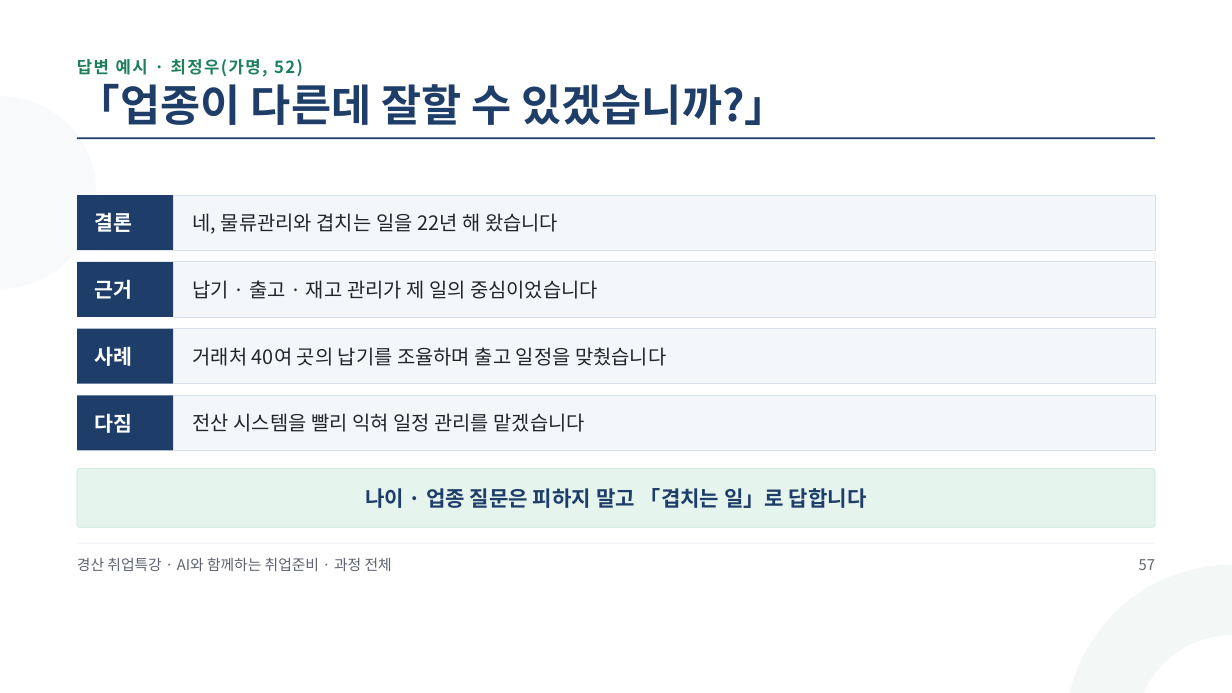
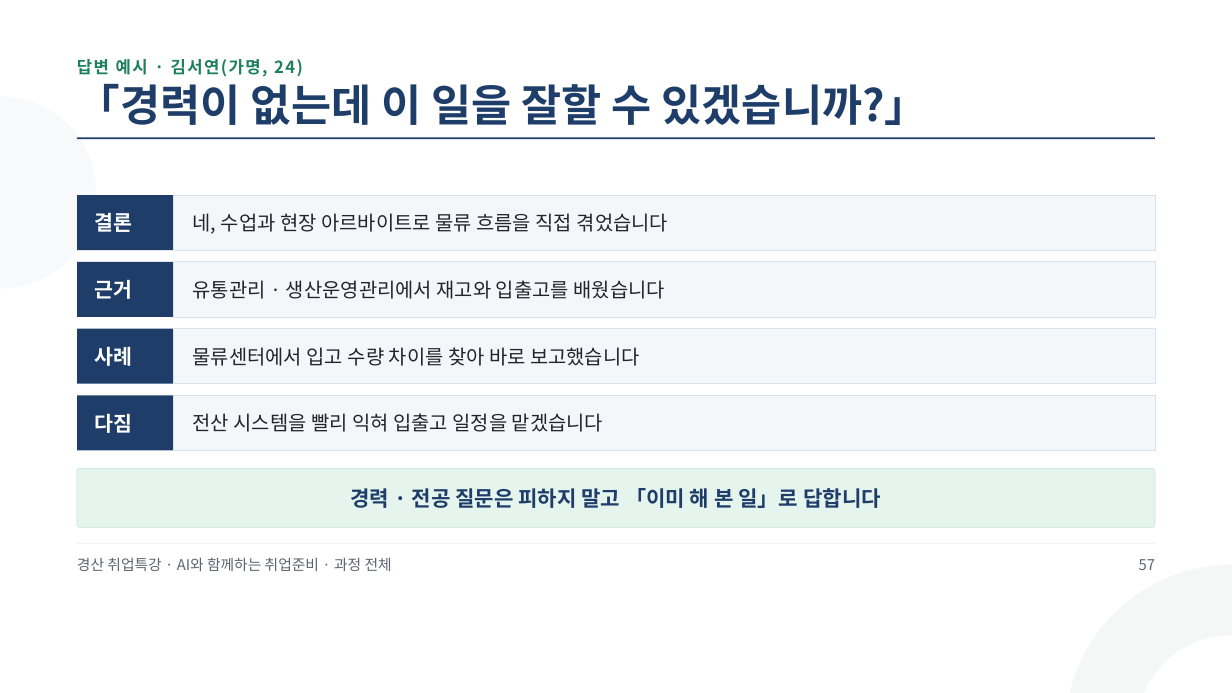
Before and after one commit to aebonlee/materials, a slide deck: slide 60 of gyeongsan/GSJOB2_경산취업특강_과정전체.pptx. Drawn at 1232x693 pixels with LibreOffice and Linux fonts; fonts in the diff are those of the drawing. Boxes give left, top, right and bottom in pixels: in the first picture for what was removed or moved away, otherwise in the second. Text is boxed around its words. In the diff, an @@ line names an element or a change of style, - is before the commit and + after.

```diff
--- a/gyeongsan/GSJOB2_경산취업특강_과정전체.pptx
+++ b/gyeongsan/GSJOB2_경산취업특강_과정전체.pptx
@@ text at [77,59,303,77]: text changed @@
-답변 예시 · 최정우(가명, 52)
+답변 예시 · 김서연(가명, 24)
@@ text at [77,84,929,125]: text changed @@
-「업종이 다른데 잘할 수 있겠습니까?」
+「경력이 없는데 이 일을 잘할 수 있겠습니까?」
@@ text at [192,213,668,234]: text changed @@
-네, 물류관리와 겹치는 일을 22년 해 왔습니다
+네, 수업과 현장 아르바이트로 물류 흐름을 직접 겪었습니다
@@ text at [192,280,665,299]: text changed @@
-납기 · 출고 · 재고 관리가 제 일의 중심이었습니다
+유통관리 · 생산운영관리에서 재고와 입출고를 배웠습니다
@@ text at [192,347,640,366]: text changed @@
-거래처 40여 곳의 납기를 조율하며 출고 일정을 맞췄습니다
+물류센터에서 입고 수량 차이를 찾아 바로 보고했습니다
@@ text at [192,413,603,432]: text changed @@
-전산 시스템을 빨리 익혀 일정 관리를 맡겠습니다
+전산 시스템을 빨리 익혀 입출고 일정을 맡겠습니다
@@ text at [351,488,881,508]: text changed @@
-나이 · 업종 질문은 피하지 말고 「겹치는 일」로 답합니다
+경력 · 전공 질문은 피하지 말고 「이미 해 본 일」로 답합니다
```
Also in this commit, not shown: 4 other slides changed, 5 other files.
